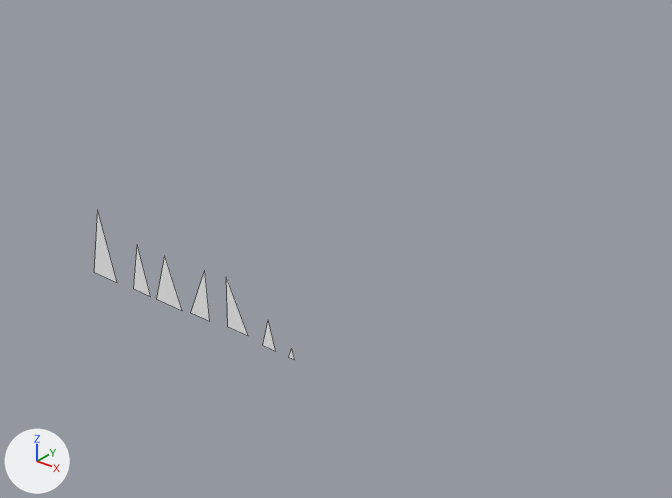
The glTF model public/assets/models/environment/grass.glb as it was, and as the next commit left it.
Both versions are drawn from a camera (50 mm lens) standing at (3.0, -2.34, 2.06) and looking at (1.01, 0.15, 0.52). The axes (+X, +Y, +Z) are drawn at lower left. The lights are the same throughout. The older version comes first. Mesh edges are drawn as thin lines.

Names of what the first picture shows: 'bentLefttGrass', 'bentRightGrass', 'originalGrass', 'shortGrass', 'tallGrass', 'wideGrass'.
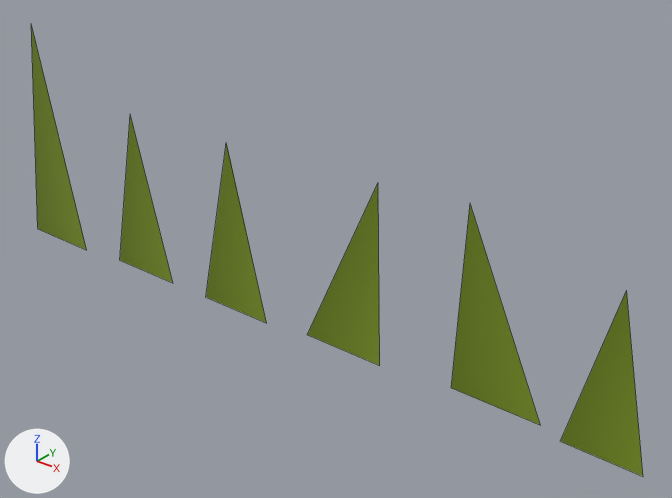
Commit message: add the grass to the scene

Edits to the bpy script that builds the scene:
```text
Change me_plane:
    remove me_plane.from_pydata(...)  # 3 vertices, 1 face; spans x -0.318..-0.153, y 0.0, z 0.053..0.396
    remove me_plane.materials.append(mat_material_001)  # white #ffffff
    add me_plane.from_pydata(...)  # 3 vertices, 1 face; spans x -0.739..-0.356, y 0.0, z 0.158..1.187
    me_plane part 1
    me_plane.vertices[0].co: (-0.318, 0.0, 0.053) -> (-0.739, 0.0, 0.158)  # pixel (94, 272) -> pixel (37, 228)
    me_plane.vertices[1].co: (-0.153, 0.0, 0.053) -> (-0.356, 0.0, 0.158)  # pixel (117, 282) -> pixel (86, 250)
    me_plane.vertices[2].co: (-0.236, 0.0, 0.396) -> (-0.547, 0.0, 1.187)  # pixel (97, 209) -> pixel (31, 23)
    add me_plane.materials.append(mat_grassmaterial_001)  # picture img_grasstexture
Change me_plane_002:
    remove me_plane_002.from_pydata(...)  # 3 vertices, 1 face; spans x -0.038..0.079, y 0.0, z 0.06..0.3
    remove me_plane_002.materials.append(mat_material_001)  # white #ffffff
    add me_plane_002.from_pydata(...)  # 3 vertices, 1 face; spans x -0.115..0.237, y 0.0, z 0.18..0.901
    me_plane_002 part 2
    me_plane_002.vertices[0].co: (-0.038, 0.0, 0.06) -> (-0.115, 0.0, 0.18)  # pixel (133, 288) -> pixel (119, 260)
    me_plane_002.vertices[1].co: (0.079, 0.0, 0.06) -> (0.237, 0.0, 0.18)  # pixel (150, 296) -> pixel (173, 283)
    me_plane_002.vertices[2].co: (0.02, 0.0, 0.3) -> (0.061, 0.0, 0.901)  # pixel (137, 244) -> not seen
    add me_plane_002.materials.append(mat_grassmaterial)  # picture img_grasstexture
Change me_plane_004:
    remove me_plane_004.from_pydata(...)  # 3 vertices, 1 face; spans x 0.7558..0.8266, y 0.0, z 0.0667..0.1989
    remove me_plane_004.materials.append(mat_material_001)  # white #ffffff
    add me_plane_004.from_pydata(...)  # 3 vertices, 1 face; spans x 2.0546..2.3284, y 0.0, z 0.2094..0.8046
    me_plane_004 part 3
    me_plane_004.vertices[0].co: (0.7558, 0.0, 0.0667) -> (2.0546, 0.0, 0.2094)  # pixel (262, 345) -> pixel (560, 441)
    me_plane_004.vertices[1].co: (0.8266, 0.0, 0.0667) -> (2.3284, 0.0, 0.2094)  # pixel (275, 351) -> pixel (643, 476)
    me_plane_004.vertices[2].co: (0.7912, 0.0, 0.1989) -> (2.1915, 0.0, 0.8046)  # pixel (268, 319) -> pixel (626, 290)
    add me_plane_004.materials.append(mat_grassmaterial)  # picture img_grasstexture
Change me_plane_005:
    remove me_plane_005.from_pydata(...)  # 3 vertices, 1 face; spans x 0.319..0.437, y 0.014, z 0.058..0.298
    remove me_plane_005.materials.append(mat_material_001)  # white #ffffff
    add me_plane_005.from_pydata(...)  # 3 vertices, 1 face; spans x 0.958..1.31, y 0.042, z 0.173..0.893
    me_plane_005 part 4
    me_plane_005.vertices[0].co: (0.319, 0.014, 0.058) -> (0.958, 0.042, 0.173)  # pixel (190, 312) -> pixel (307, 334)
    me_plane_005.vertices[1].co: (0.437, 0.014, 0.058) -> (1.31, 0.042, 0.173)  # pixel (209, 321) -> pixel (379, 365)
    me_plane_005.vertices[2].co: (0.428, 0.014, 0.298) -> (1.284, 0.042, 0.893)  # pixel (204, 270) -> pixel (378, 182)
    add me_plane_005.materials.append(mat_grassmaterial)  # picture img_grasstexture
Change me_plane_006:
    remove me_plane_006.from_pydata(...)  # 3 vertices, 1 face; spans x 0.531..0.648, y 0.028, z 0.058..0.298
    remove me_plane_006.materials.append(mat_material_001)  # white #ffffff
    add me_plane_006.from_pydata(...)  # 3 vertices, 1 face; spans x 1.593..1.945, y 0.084, z 0.173..0.893
    me_plane_006 part 5
    me_plane_006.vertices[0].co: (0.531, 0.028, 0.058) -> (1.593, 0.084, 0.173)  # pixel (227, 326) -> pixel (451, 387)
    me_plane_006.vertices[1].co: (0.648, 0.028, 0.058) -> (1.945, 0.084, 0.173)  # pixel (248, 335) -> pixel (540, 425)
    me_plane_006.vertices[2].co: (0.54, 0.028, 0.298) -> (1.619, 0.084, 0.893)  # pixel (226, 276) -> pixel (470, 202)
    add me_plane_006.materials.append(mat_grassmaterial)  # picture img_grasstexture
Change me_plane_007:
    remove me_plane_007.from_pydata(...)  # 3 vertices, 1 face; spans x 0.118..0.282, y 0.0, z 0.06..0.3
    remove me_plane_007.materials.append(mat_material_001)  # white #ffffff
    add me_plane_007.from_pydata(...)  # 3 vertices, 1 face; spans x 0.438..0.782, y 0.0, z 0.18..0.901
    me_plane_007 part 6
    me_plane_007.vertices[0].co: (0.118, 0.0, 0.06) -> (0.438, 0.0, 0.18)  # pixel (156, 299) -> pixel (205, 297)
    me_plane_007.vertices[1].co: (0.282, 0.0, 0.06) -> (0.782, 0.0, 0.18)  # pixel (182, 310) -> pixel (266, 323)
    me_plane_007.vertices[2].co: (0.2, 0.0, 0.3) -> (0.61, 0.0, 0.901)  # pixel (164, 255) -> pixel (226, 142)
    add me_plane_007.materials.append(mat_grassmaterial)  # picture img_grasstexture
```

Where the change shows, as pixel boxes (x1, y1, x2, y2) in the pictures (672 x 498 px; the box of a moved part takes in the faces that stretch with it):
'bentLefttGrass', recoloured, reshaped (291% wider, 270% taller): before (226, 277, 248, 336); after (451, 204, 540, 425)
'shortGrass', recoloured, reshaped (493% wider, 503% taller): before (263, 321, 276, 351); after (561, 290, 643, 476)
'bentRightGrass', recoloured, reshaped (270% wider, 259% taller): before (191, 271, 210, 321); after (307, 184, 380, 366)
'tallGrass', recoloured, reshaped (148% wider, 210% taller): before (95, 210, 117, 282); after (31, 25, 87, 250)
'wideGrass', recoloured, reshaped (135% wider, 237% taller): before (157, 257, 182, 310); after (206, 142, 266, 323)
'originalGrass', recoloured, reshaped (200% wider, 223% taller): before (134, 245, 151, 296); after (120, 116, 173, 283)
part 1 of me_plane, moved or reshaped (not visible before): after (31, 25, 87, 250)
part 2 of me_plane_002, moved or reshaped (not visible before): after (120, 116, 173, 283)
part 3 of me_plane_004, moved or reshaped (not visible before): after (561, 290, 643, 476)
part 5 of me_plane_006, moved or reshaped (not visible before): after (451, 204, 540, 425)
part 6 of me_plane_007, moved or reshaped (not visible before): after (206, 142, 266, 323)
